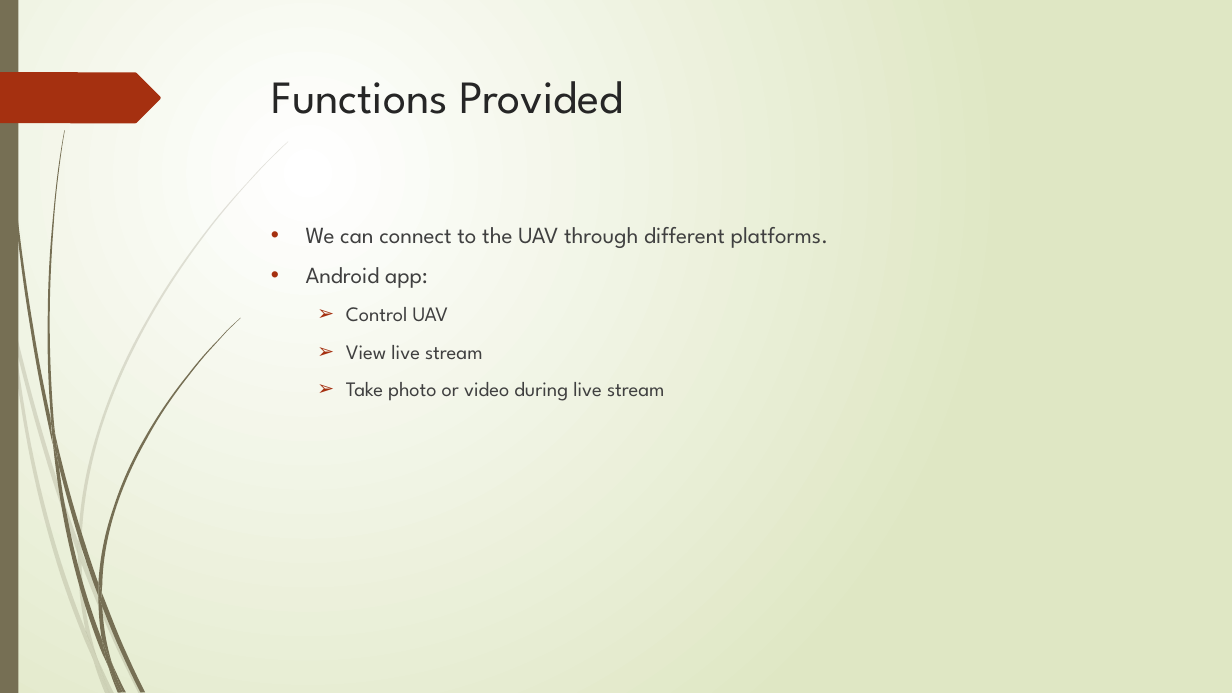
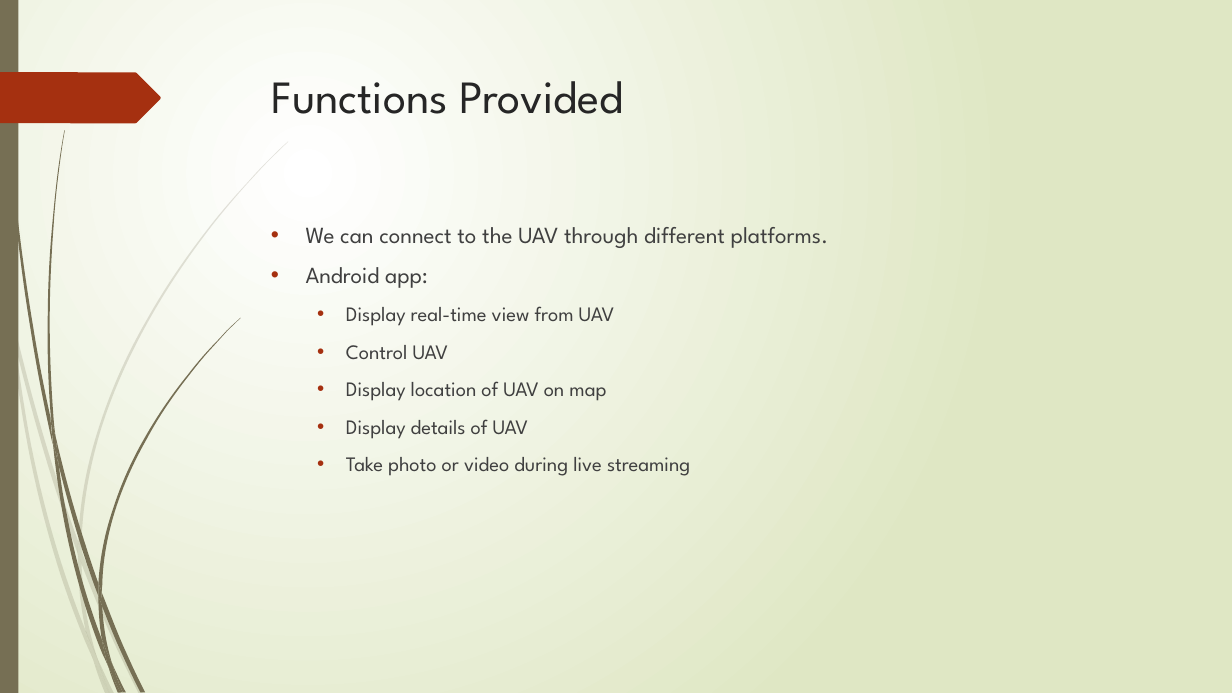
Before and after one commit to Ethan7102/FYP, a slide deck: slide 6 of FYP_document/Interim Report/Interim Report.pptx. Drawn at 1232x693 pixels with LibreOffice and Linux fonts; fonts in the diff are those of the drawing. Boxes give left, top, right and bottom in pixels: in the first picture for what was removed or moved away, otherwise in the second. Text is boxed around its words. In the diff, an @@ line names an element or a change of style, - is before the commit and + after.

```diff
--- a/FYP_document/Interim Report/Interim Report.pptx
+++ b/FYP_document/Interim Report/Interim Report.pptx
@@ text at [346, 306, 615, 326]: paragraph added @@
+  • Display real-time view from UAV
@@ text at [346, 345, 449, 359]: bullet ➢ to • @@
@@ text at [346, 381, 690, 476]: text changed @@
-  ➢ View live stream
-  ➢ Take photo or video during live stream
+  • Display location of UAV on map
+  • Display details of UAV
+  • Take photo or video during live streaming
```
Also in this commit, not shown: 2 other slides changed, 7 other files.
